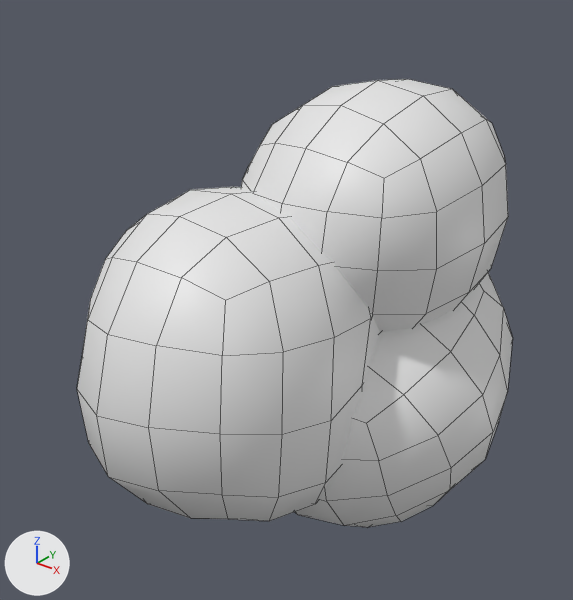
Renders of the Blender file Assets/Art/Environment/Glowshrooms/shroom4.blend from each side of a commit.
Before and after are seen from a camera (50 mm lens) standing at (0.196, 0.435, 0.15) and looking at (0.014, 0.663, 0.009). Arrows for +X, +Y and +Z are at lower left; the lights stay in place. Mesh edges are drawn as thin lines.

The first picture shows 'shroom4'.
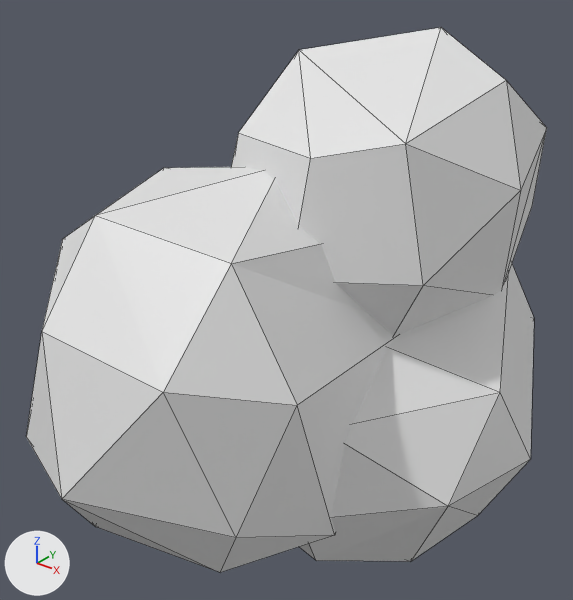
Changed parts and their boxes [x1, y1, x2, y2] in the pictures (573 x 600 px; the box of a moved part takes in the faces that stretch with it):
'shroom4', reshaped, modifiers changed, turned
    before: [77, 79, 513, 527]
    after: [26, 28, 547, 572]
part 1 of me_cube_002, moved or reshaped
    before: [77, 79, 513, 527]
    after: [26, 28, 547, 572]

Edits to the bpy script that builds the scene:
```text
Change me_cube_002:
    where me_cube_002.from_pydata(...)  # 294 vertices, 288 faces; spans x -0.086..0.1, y -0.107..0.089, z -0.074..0.07
    used by ob_shroom4; location = (0.0262, 0.6743, 0.0008); rotation_euler = (1.571, 1.282, 1.571), in degrees (90, 73, 90)
    me_cube_002 part 1: the whole mesh is multiplied about the mesh origin by the matrix ((0.0, 0.0, 1.17), (0.333, 1.122, 0.0), (-1.122, 0.333, 0.0))
    me_cube_002 part 2: all faces are now shaded flat (288 of 288 changed)
Change ob_shroom4:
    ob_shroom4.rotation_euler: (1.571, 1.282, 1.571) -> (0.0, 0.0, 0.0)  # degrees (90, 73, 90) -> degrees (0, 0, 0)
    add _m = ob_shroom4.modifiers.new('Decimate', 'DECIMATE')
    add _m.ratio = 0.272
```
